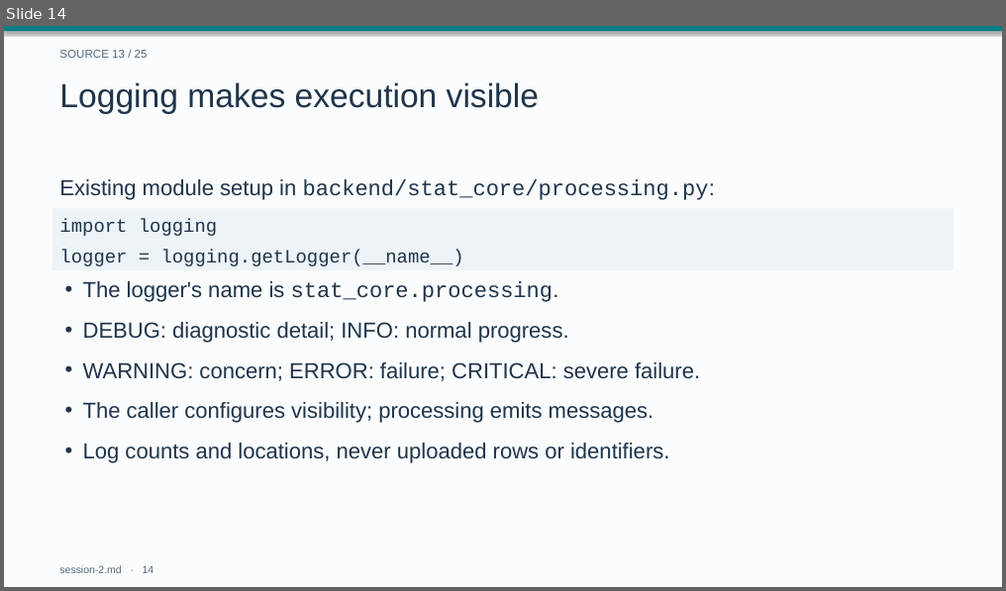
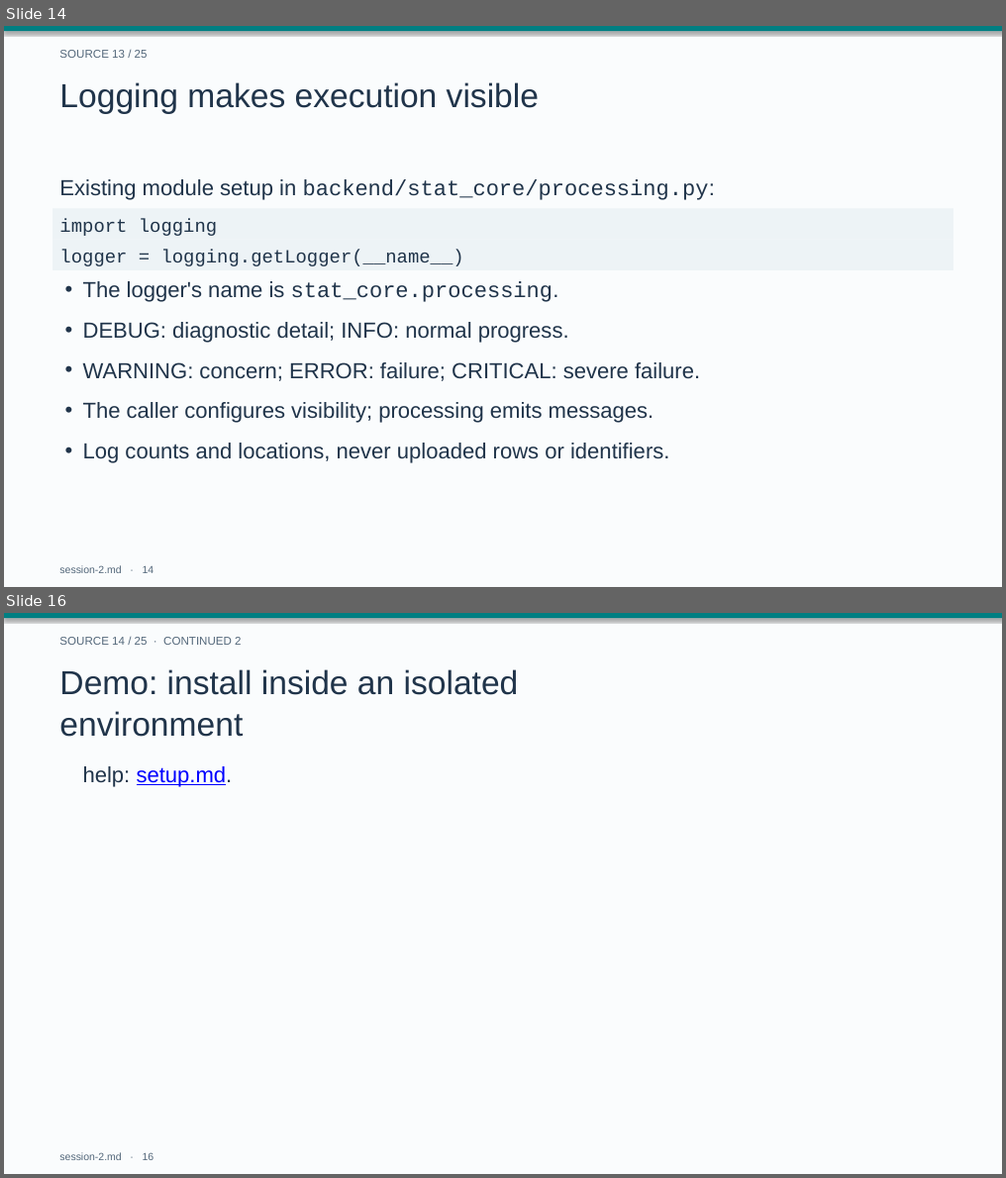
Before and after one commit to drweihungpan-lab/3R-teaching, a slide deck: materials/slides/session-2.pptx. Shown one above the other, each under a label of ours: slide 14 before the commit, slides 14 and 16 after it; the slides between them are not shown. The pictures are 1006x591 and 1006x1178 pixels, drawn with LibreOffice and Linux fonts; fonts in the diff are those of the drawing. Boxes give left, top, right and bottom in pixels: in the first picture for what was removed or moved away, otherwise in the second. Text is boxed around its words. In the diff, an @@ line names an element or a change of style, - is before the commit and + after.

```diff
--- a/materials/slides/session-2.pptx
+++ b/materials/slides/session-2.pptx
@@ slide 16 added at (4, 613, 1002, 1174), background #FAFCFD @@
@@ rectangle added at (4, 613, 1002, 618), fill #007F82 @@
@@ text added at (59, 637, 241, 645), 11 pt, text #53677A @@
+SOURCE 14 / 25 · CONTINUED 2
@@ text added at (59, 669, 519, 737), 32 pt, text #20344A @@
+Demo: install inside an isolated
+environment
@@ text added at (83, 766, 233, 787), 21 pt, text #0000FF, underline @@
+  help: setup.md.
@@ text added at (59, 1153, 154, 1160), 10 pt, text #53677A @@
+session-2.md · 16
```
Also in this commit, not shown: 19 slides changed, 16 other files.
